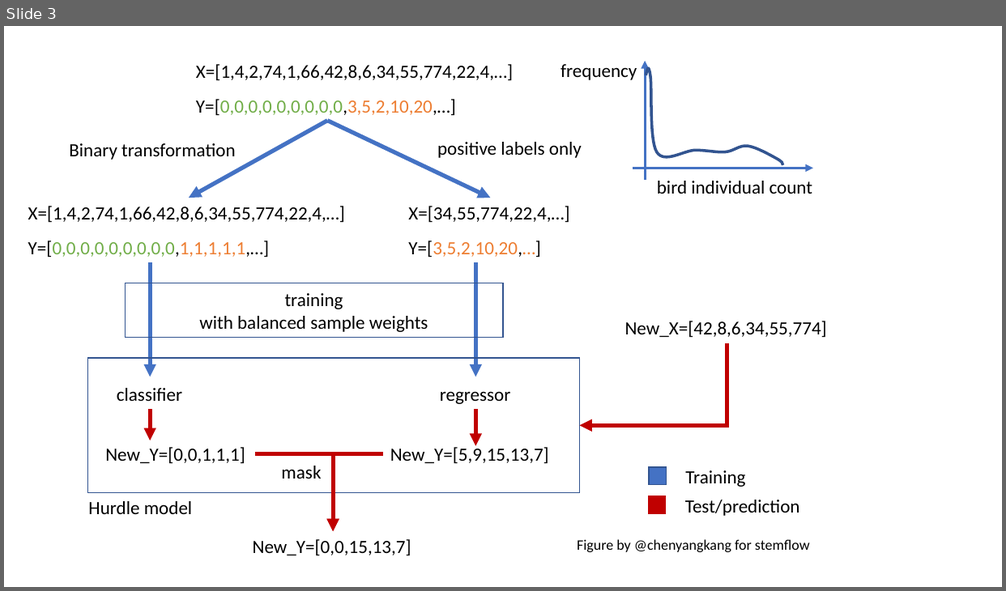
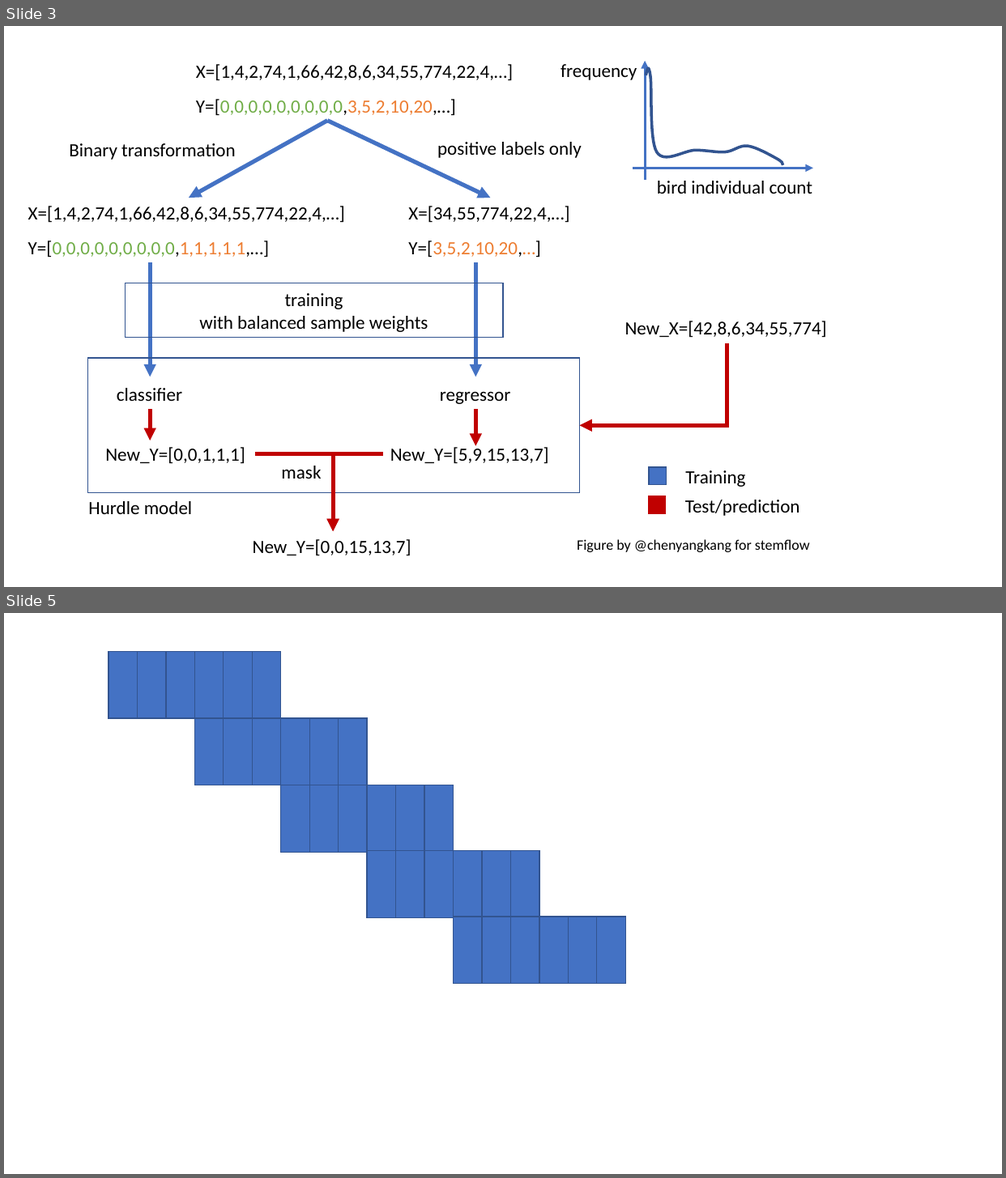
Before and after one commit to chenyangkang/stemflow, a slide deck: docs/Presentation1.pptx. Shown one above the other, each under a label of ours: slide 3 before the commit, slides 3 and 5 after it; the slides between them are not shown. The pictures are 1006x591 and 1006x1178 pixels, drawn with LibreOffice and Linux fonts; fonts in the diff are those of the drawing. Boxes give left, top, right and bottom in pixels: in the first picture for what was removed or moved away, otherwise in the second. Text is boxed around its words. In the diff, an @@ line names an element or a change of style, - is before the commit and + after.

```diff
--- a/docs/Presentation1.pptx
+++ b/docs/Presentation1.pptx
@@ slide 5 added at bbox=[4, 613, 1002, 1174], background #FFFFFF @@
@@ rectangle added at bbox=[108, 651, 138, 718], fill #4472C4, outline #325491 1 pt @@
@@ rectangle added at bbox=[138, 651, 166, 718], fill #4472C4, outline #325491 1 pt @@
@@ rectangle added at bbox=[166, 651, 194, 718], fill #4472C4, outline #325491 1 pt @@
@@ rectangle added at bbox=[195, 651, 224, 718], fill #4472C4, outline #325491 1 pt @@
@@ rectangle added at bbox=[224, 651, 252, 718], fill #4472C4, outline #325491 1 pt @@
@@ rectangle added at bbox=[252, 651, 280, 718], fill #4472C4, outline #325491 1 pt @@
@@ rectangle added at bbox=[195, 718, 224, 786], fill #4472C4, outline #325491 1 pt @@
@@ rectangle added at bbox=[224, 718, 252, 786], fill #4472C4, outline #325491 1 pt @@
@@ rectangle added at bbox=[252, 718, 280, 786], fill #4472C4, outline #325491 1 pt @@
@@ rectangle added at bbox=[281, 718, 309, 786], fill #4472C4, outline #325491 1 pt @@
@@ rectangle added at bbox=[309, 718, 338, 786], fill #4472C4, outline #325491 1 pt @@
@@ rectangle added at bbox=[339, 718, 367, 786], fill #4472C4, outline #325491 1 pt @@
@@ rectangle added at bbox=[281, 786, 309, 853], fill #4472C4, outline #325491 1 pt @@
@@ rectangle added at bbox=[309, 786, 338, 853], fill #4472C4, outline #325491 1 pt @@
@@ rectangle added at bbox=[339, 786, 367, 853], fill #4472C4, outline #325491 1 pt @@
@@ rectangle added at bbox=[367, 786, 395, 853], fill #4472C4, outline #325491 1 pt @@
@@ rectangle added at bbox=[395, 786, 424, 853], fill #4472C4, outline #325491 1 pt @@
@@ rectangle added at bbox=[424, 786, 454, 853], fill #4472C4, outline #325491 1 pt @@
@@ rectangle added at bbox=[367, 851, 395, 918], fill #4472C4, outline #325491 1 pt @@
@@ rectangle added at bbox=[395, 851, 424, 918], fill #4472C4, outline #325491 1 pt @@
@@ rectangle added at bbox=[424, 851, 454, 918], fill #4472C4, outline #325491 1 pt @@
@@ rectangle added at bbox=[454, 851, 482, 918], fill #4472C4, outline #325491 1 pt @@
@@ rectangle added at bbox=[483, 851, 511, 918], fill #4472C4, outline #325491 1 pt @@
@@ rectangle added at bbox=[511, 851, 539, 918], fill #4472C4, outline #325491 1 pt @@
@@ rectangle added at bbox=[454, 917, 482, 984], fill #4472C4, outline #325491 1 pt @@
@@ rectangle added at bbox=[483, 917, 511, 984], fill #4472C4, outline #325491 1 pt @@
@@ rectangle added at bbox=[511, 917, 539, 984], fill #4472C4, outline #325491 1 pt @@
@@ rectangle added at bbox=[539, 917, 568, 984], fill #4472C4, outline #325491 1 pt @@
@@ rectangle added at bbox=[569, 917, 597, 984], fill #4472C4, outline #325491 1 pt @@
@@ rectangle added at bbox=[597, 917, 625, 984], fill #4472C4, outline #325491 1 pt @@
```
Also in this commit, not shown: 1 other slide added, 4 other files.
